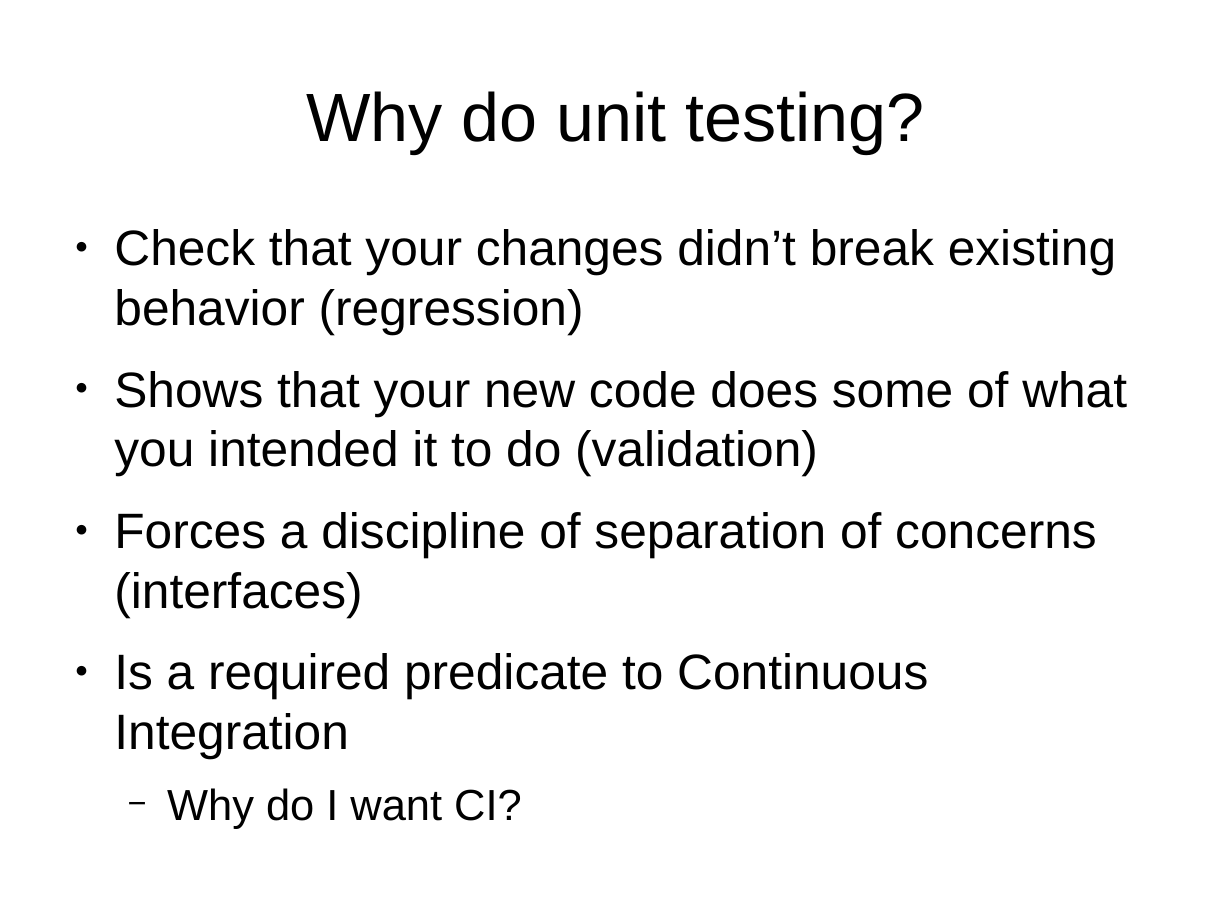
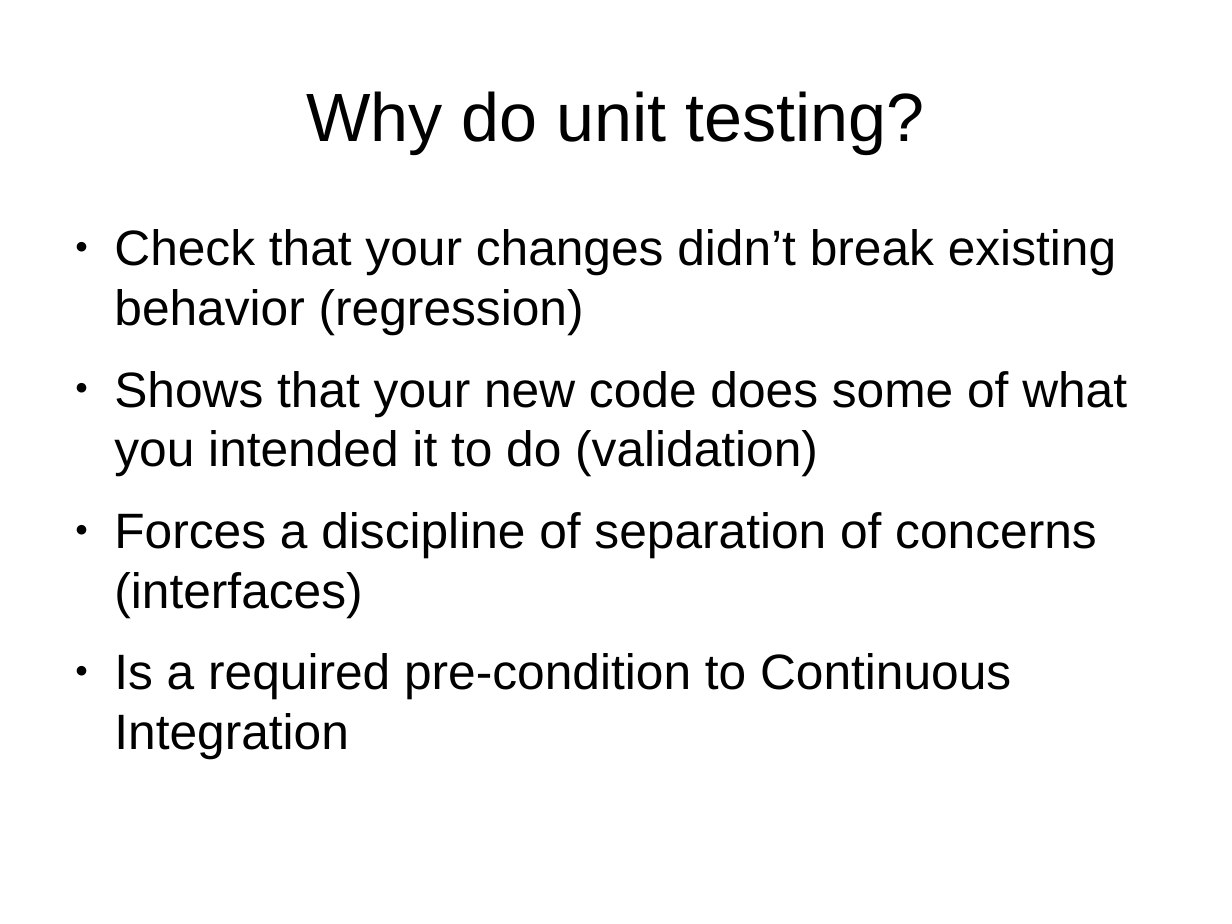
Before and after one commit to mwartell/unittest, a slide deck: slide 5 of unit-testing.odp. Drawn at 1232x924 pixels with LibreOffice and Linux fonts; fonts in the diff are those of the drawing. Boxes give left, top, right and bottom in pixels: in the first picture for what was removed or moved away, otherwise in the second. Text is boxed around its words. In the diff, an @@ line names an element or a change of style, - is before the commit and + after.

```diff
--- a/unit-testing.odp
+++ b/unit-testing.odp
@@ text at (114,653,1011,758): text changed @@
-● Is a required predicate to Continuous Integration
-  − Why do I want CI?
+● Is a required pre-condition to Continuous Integration
```
Also in this commit, not shown: 4 other slides changed, 2 slides added, 1 other file.
